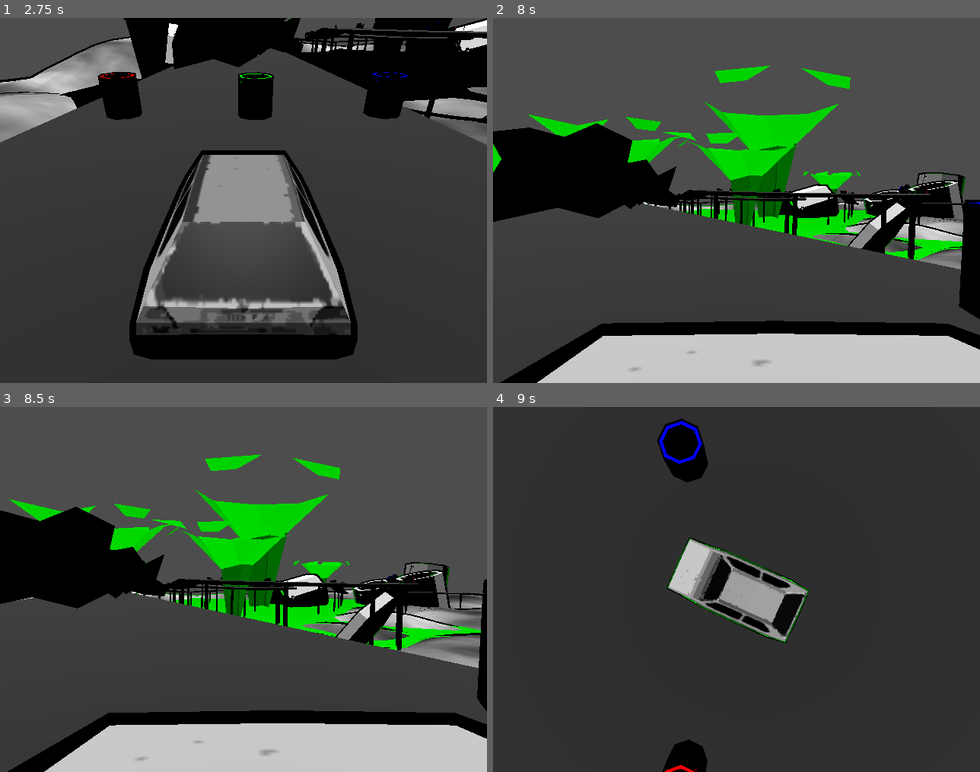
Above: before the commit, frames 1-4 (two rows, left to right).
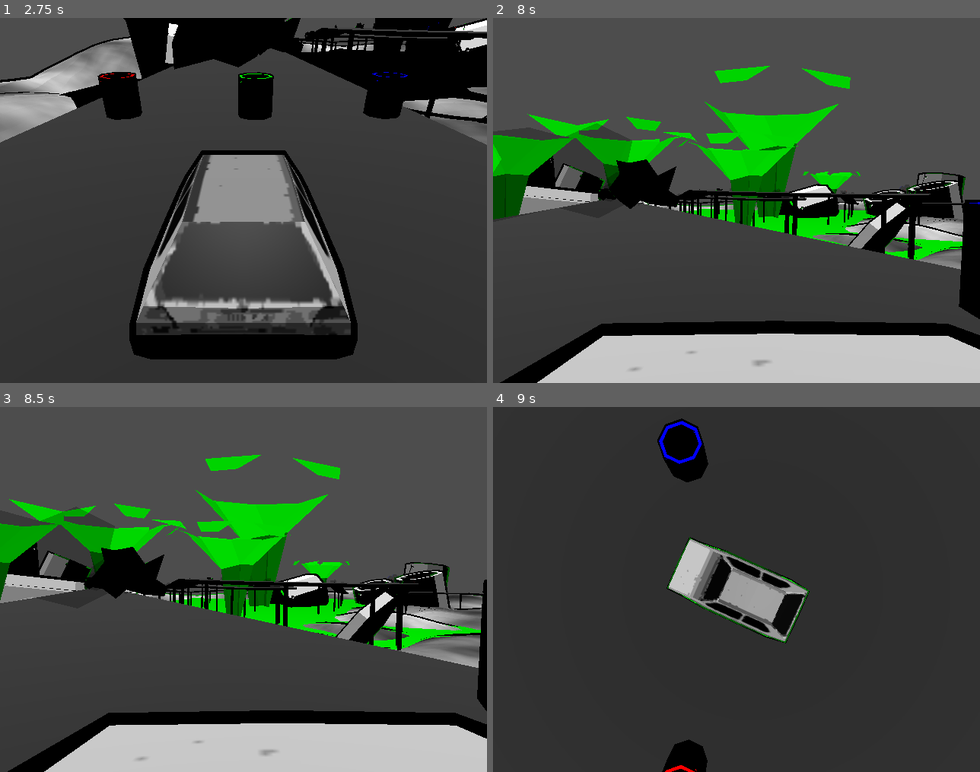
Above: after the commit, the same moments.

Repository: micsman/OnionRace
Game: Godot game, scene res://Menu/scenes/opening/opening.tscn
Two runs of this game, one before a commit and one after it. Both use one fixed random seed, a clock stepped at 60 frames per second and the inputs below.
Inputs (mouse positions are in pixels of both pictures, inside the frame that each line leads up to):
- Up to frame 1 (2.75 s): tap Enter (ui_accept) at 0.5 s; drag from (243, 200) to (292, 120) at 0.52 s; drag from (389, 255) to (219, 273) at 1.27 s; click "New Game" at 2 s
- Up to frame 2 (8 s): move the mouse to (590, 145) at 2.77 s; hold Left (steer_left) 2.78-3.5 s; tap W (gas) at 2.85, 7.35 s; drag from (760, 200) to (590, 145) at 3.52 s; move the mouse to (663, 109) at 4.27 s; hold Space (brake) 4.28-5 s; hold C (cycle_camera) 4.28-5 s; tap Enter (ui_accept) at 4.52, 7.52 s; drag from (843, 182) to (663, 109) at 5.02 s; move the mouse to (639, 218) at 5.77 s; hold Up (ui_up) 5.78-6.5 s; hold Tab (change_layer) 5.78-6.5 s; click (639, 218) at 5.92 s; drag from (785, 120) to (639, 218) at 6.52 s; move the mouse to (712, 273) at 7.27 s; hold D (steer_right) from 7.28 s (still down)
- Up to frame 3 (8.5 s): release D (steer_right) at 8 s; drag from (389, 644) to (219, 662) at 8.02 s
- Up to frame 4 (9 s): move the mouse to (590, 534) at 8.77 s; hold Space (brake) from 8.78 s (still down); hold C (cycle_camera) from 8.78 s (still down)

Frame 1 is identical in both runs. In frame 2, 5.3% of the frame differs, in the area x 0-90%, y 28-56%; in frame 3, 4.4%; in frame 4, nothing differs.

Commit message:
Adjust layer change logic

Diff:
--- a/Scripts/main.gd
+++ b/Scripts/main.gd
@@ -1,7 +1,14 @@
 extends Node3D
 
 var mat_path := "res://assets/Godot materials/Color_swap.tres"
+var path_1 := "res://assets/Godot materials/wall_red.tres"
+var path_2 := "res://assets/Godot materials/wall_green.tres"
+var path_3 := "res://assets/Godot materials/wall_blue.tres"
+
 var shared_mat: StandardMaterial3D
+var wall_1: StandardMaterial3D
+var wall_2: StandardMaterial3D
+var wall_3: StandardMaterial3D
 
 @export var layer1: Node3D
 @export var layer2: Node3D
@@ -17,6 +24,10 @@
 
 func _ready() -> void:
 	shared_mat = load(mat_path) as StandardMaterial3D
+	wall_1 = load(path_1) as StandardMaterial3D
+	wall_2 = load(path_2) as StandardMaterial3D
+	wall_3 = load(path_3) as StandardMaterial3D
+
 	if shared_mat:
 		shared_mat.albedo_color = Color.BLACK
 
@@ -53,38 +64,47 @@
 			car.set_collision_mask_value(2, false)
 			car.set_collision_mask_value(3, false)
 			shared_mat.albedo_color = Color.RED
-			layer_transp(layer1, ALPHA_ACTIVE)
-			layer_transp(layer2, ALPHA_INACTIVE)
-			layer_transp(layer3, ALPHA_INACTIVE)
+			wall_1.albedo_color.a = ALPHA_ACTIVE
+			wall_2.albedo_color.a = ALPHA_INACTIVE
+			wall_3.albedo_color.a = ALPHA_INACTIVE
+			#layer_transp(layer1, ALPHA_ACTIVE)
+			#layer_transp(layer2, ALPHA_INACTIVE)
+			#layer_transp(layer3, ALPHA_INACTIVE)
 
 		WorldLayer.LAYER_2:
 			car.set_collision_mask_value(1, false)
 			car.set_collision_mask_value(2, true)
 			car.set_collision_mask_value(3, false)
 			shared_mat.albedo_color = Color.GREEN
-			layer_transp(layer1, ALPHA_INACTIVE)
-			layer_transp(layer2, ALPHA_ACTIVE)
-			layer_transp(layer3, ALPHA_INACTIVE)
+			wall_1.albedo_color.a = ALPHA_INACTIVE
+			wall_2.albedo_color.a = ALPHA_ACTIVE
+			wall_3.albedo_color.a = ALPHA_INACTIVE
+			#layer_transp(layer1, ALPHA_INACTIVE)
+			#layer_transp(layer2, ALPHA_ACTIVE)
+			#layer_transp(layer3, ALPHA_INACTIVE)
 
 		WorldLayer.LAYER_3:
 			car.set_collision_mask_value(1, false)
 			car.set_collision_mask_value(2, false)
 			car.set_collision_mask_value(3, true)
 			shared_mat.albedo_color = Color.BLUE
-			layer_transp(layer1, ALPHA_INACTIVE)
-			layer_transp(layer2, ALPHA_INACTIVE)
-			layer_transp(layer3, ALPHA_ACTIVE)
-
-func layer_transp(test: Node3D, alpha_v:float):
-	if not test:
-		return
-
-	for child in test.get_children():
-		if child is CSGShape3D:
-
-			child.material = child.material.duplicate()
-			var mat = child.material as StandardMaterial3D
-			if mat:
-				var cur_color = mat.albedo_color
-				cur_color.a = alpha_v
-				mat.albedo_color = cur_color
+			wall_1.albedo_color.a = ALPHA_INACTIVE
+			wall_2.albedo_color.a = ALPHA_INACTIVE
+			wall_3.albedo_color.a = ALPHA_ACTIVE
+			#layer_transp(layer1, ALPHA_INACTIVE)
+			#layer_transp(layer2, ALPHA_INACTIVE)
+			#layer_transp(layer3, ALPHA_ACTIVE)
+	#
+#func layer_transp(test: Node3D, alpha_v:float):
+	#if not test:
+		#return
+	#
+	#for child in test.get_children():
+		#if child is CSGShape3D:
+			#
+			#child.material = child.material.duplicate()
+			#var mat = child.material as StandardMaterial3D
+			#if mat:
+				#var cur_color = mat.albedo_color
+				#cur_color.a = alpha_v
+				#mat.albedo_color = cur_color
--- a/assets/Godot materials/wall_blue.tres
+++ b/assets/Godot materials/wall_blue.tres
@@ -1,5 +1,6 @@
 [gd_resource type="StandardMaterial3D" format=3 uid="uid://beeokmngecso3"]
 
 [resource]
+transparency = 1
 albedo_color = Color(0, 0, 1, 1)
 roughness = 0.0
--- a/assets/Godot materials/wall_green.tres
+++ b/assets/Godot materials/wall_green.tres
@@ -1,5 +1,6 @@
 [gd_resource type="StandardMaterial3D" format=3 uid="uid://dpfgyjrb4iy00"]
 
 [resource]
+transparency = 1
 albedo_color = Color(0, 1, 0, 1)
 roughness = 0.0
--- a/assets/Godot materials/wall_red.tres
+++ b/assets/Godot materials/wall_red.tres
@@ -1,5 +1,6 @@
 [gd_resource type="StandardMaterial3D" format=3 uid="uid://bvlt7c66uxc30"]
 
 [resource]
+transparency = 1
 albedo_color = Color(1, 0, 0, 1)
 roughness = 0.0
